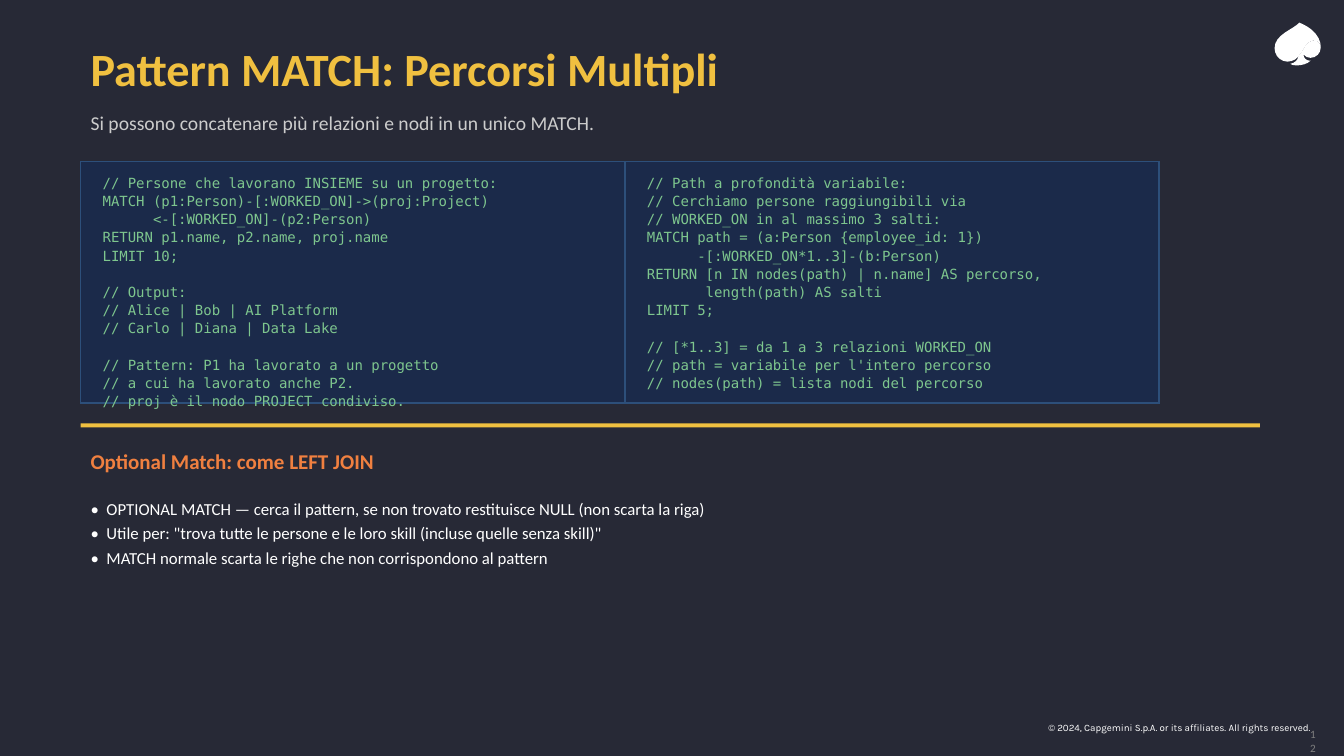
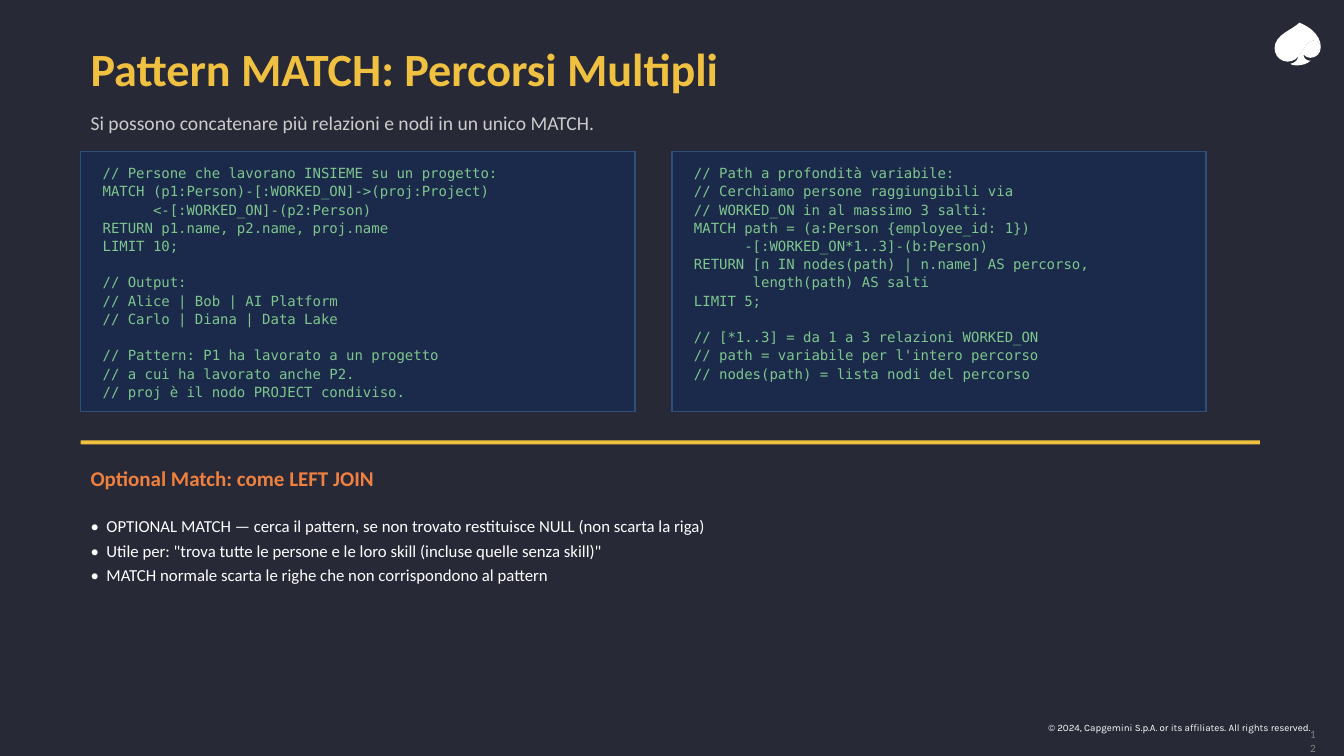
Before and after one commit to leobcc/neo4j-training-course-material, a slide deck: slide 12 of slides/session-01/session-01.pptx. Drawn at 1344x756 pixels with LibreOffice and Linux fonts; fonts in the diff are those of the drawing. Boxes give left, top, right and bottom in pixels: in the first picture for what was removed or moved away, otherwise in the second. Text is boxed around its words. In the diff, an @@ line names an element or a change of style, - is before the commit and + after.

```diff
--- a/slides/session-01/session-01.pptx
+++ b/slides/session-01/session-01.pptx
@@ rectangle: place and size @@
-rectangle at [81,161,635,403]
+rectangle at [81,151,635,411]
@@ text "// Persone che lavorano INSIEME ..." rewrapped from [103,177,498,406] to [103,167,498,400] @@
@@ rectangle: place and size @@
-rectangle at [625,161,1159,403]
+rectangle at [673,151,1207,411]
@@ text "// Path a profondità variabile:": place and size @@
-text "// Path a profondità variabile:" at [647,177,1042,391]
+text "// Path a profondità variabile:" at [694,167,1089,382]
@@ rectangle: place and size @@
-rectangle at [81,423,1260,427]
+rectangle at [81,441,1260,445]
@@ text "Optional Match: come LEFT JOIN": place and size @@
-text "Optional Match: come LEFT JOIN" at [91,454,374,473]
+text "Optional Match: come LEFT JOIN" at [91,471,374,490]
@@ text "• OPTIONAL MATCH — cerca ...": place and size @@
-text "• OPTIONAL MATCH — cerca ..." at [106,503,704,567]
+text "• OPTIONAL MATCH — cerca ..." at [106,520,704,584]
```
Also in this commit, not shown: 15 other slides changed.
